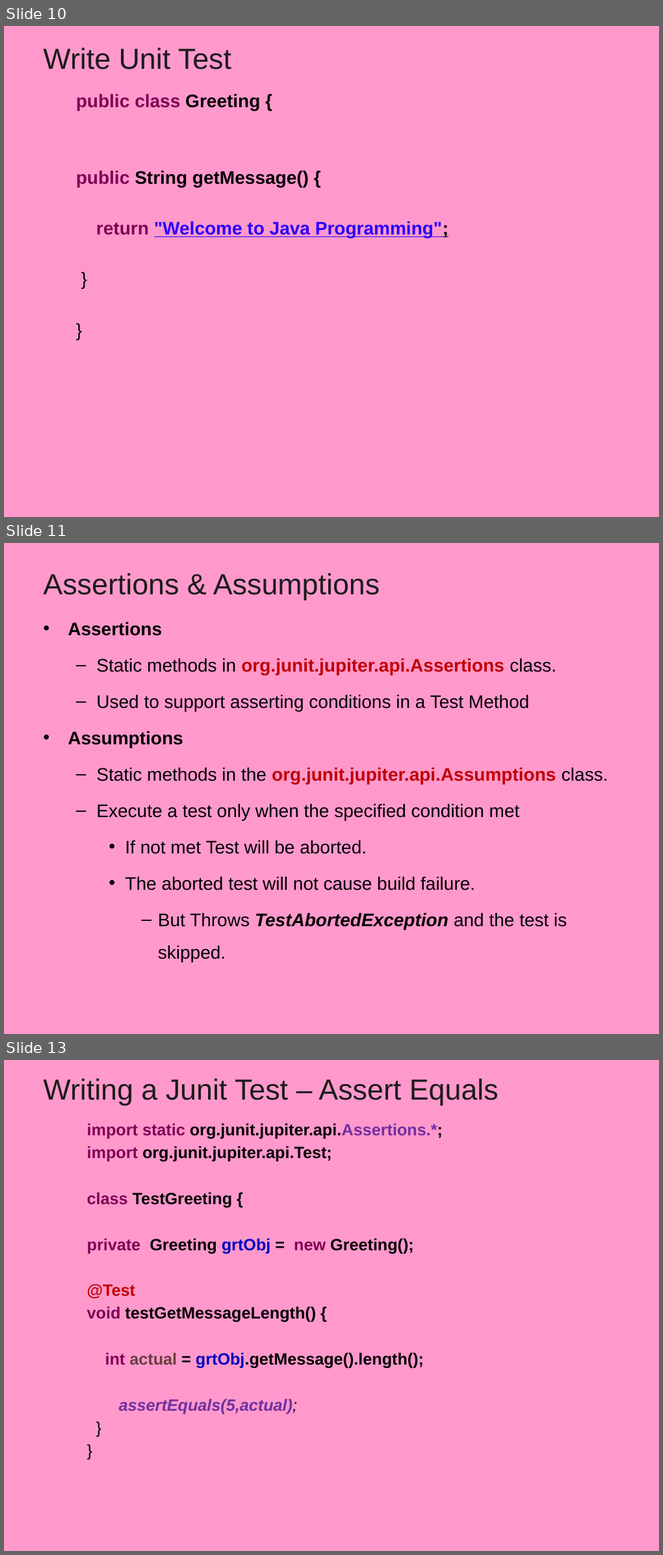
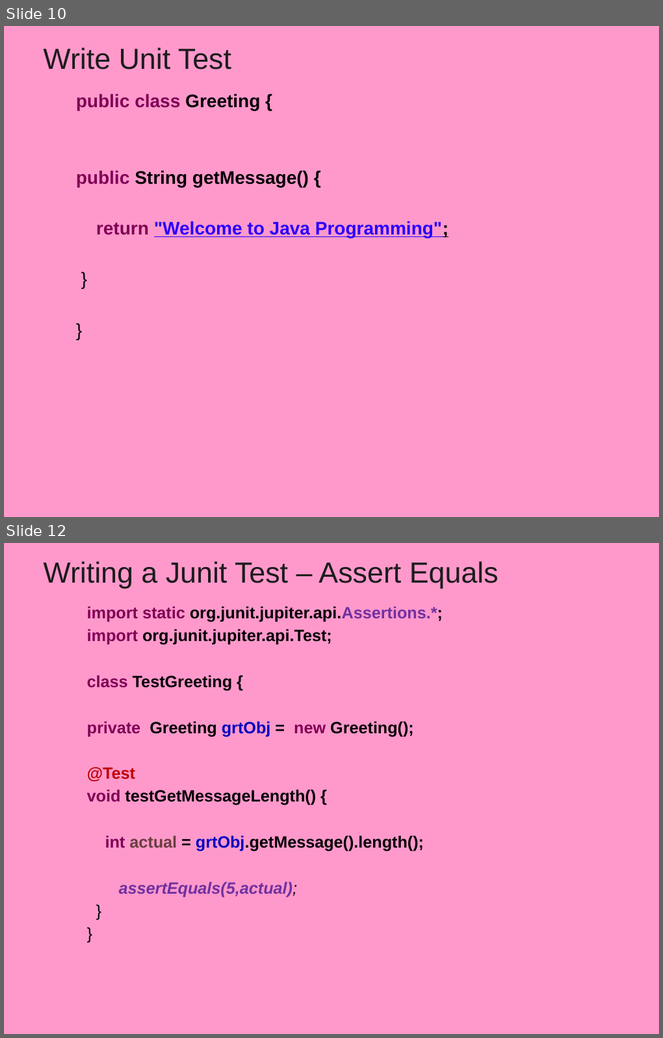
Before and after one commit to vatsanTraining/training_jan_2026, a slide deck: 14_Junit5.pptx. Shown one above the other, each under a label of ours: slides 10, 11 and 13 before the commit, slides 10 and 12 after it; the slides between them are not shown. The pictures are 663x1555 and 663x1038 pixels, drawn with LibreOffice and Linux fonts; fonts in the diff are those of the drawing; background and template pictures are left out. Boxes give left, top, right and bottom in pixels: in the first picture for what was removed or moved away, otherwise in the second. Text is boxed around its words. In the diff, an @@ line names an element or a change of style, - is before the commit and + after.

```diff
--- a/14_Junit5.pptx
+++ b/14_Junit5.pptx
@@ slide 11 removed at [4,543,659,1034], background picture (left out) @@
@@ title removed at [43,573,380,600] @@
-Assertions & Assumptions
@@ text removed at [68,622,608,962] @@
-• Assertions
-  – Static methods in org.junit.jupiter.api.Assertions class.
-  – Used to support asserting conditions in a Test Method
-• Assumptions
-  – Static methods in the org.junit.jupiter.api.Assumptions class.
-  – Execute a test only when the specified condition met
-    • If not met Test will be aborted.
-    • The aborted test will not cause build failure.
-      – But Throws TestAbortedException and the test is skipped.
@@ what was slide 13 is now slide 12 @@
```
Also in this commit, not shown: 2 slides changed, 25 slides added, 5 other slides removed.
